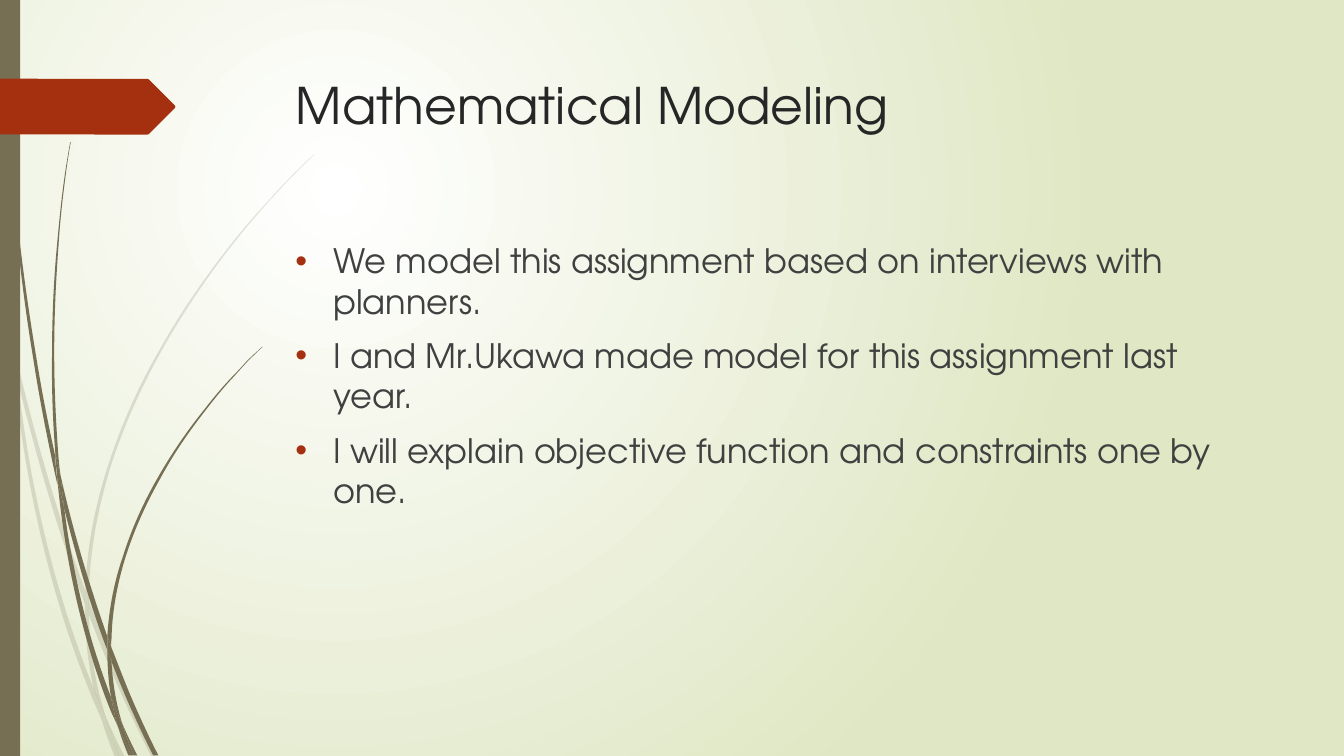
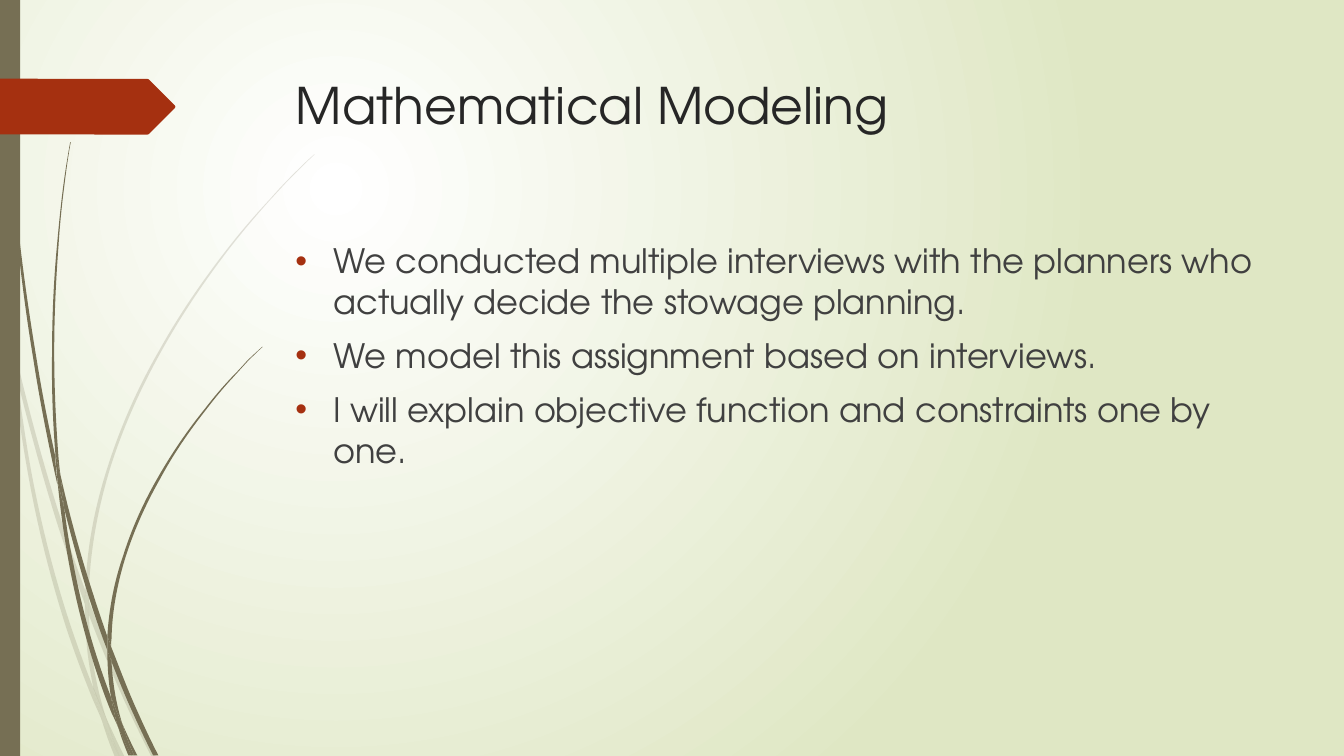
Before and after one commit to r-kurosu/kline_new, a slide deck: slide 12 of 竹田_修論発表.pptx. Drawn at 1344x756 pixels with LibreOffice and Linux fonts; fonts in the diff are those of the drawing. Boxes give left, top, right and bottom in pixels: in the first picture for what was removed or moved away, otherwise in the second. Text is boxed around its words. In the diff, an @@ line names an element or a change of style, - is before the commit and + after.

```diff
--- a/竹田_修論発表.pptx
+++ b/竹田_修論発表.pptx
@@ text at (x1=333, y1=248, x2=1252, y2=375): text changed @@
-• We model this assignment based on interviews with planners.
-• I and Mr.Ukawa made model for this assignment last year.
+• We conducted multiple interviews with the planners who actually decide the stowage planning.
+• We model this assignment based on interviews.
```
Also in this commit, not shown: 2 other slides changed.
